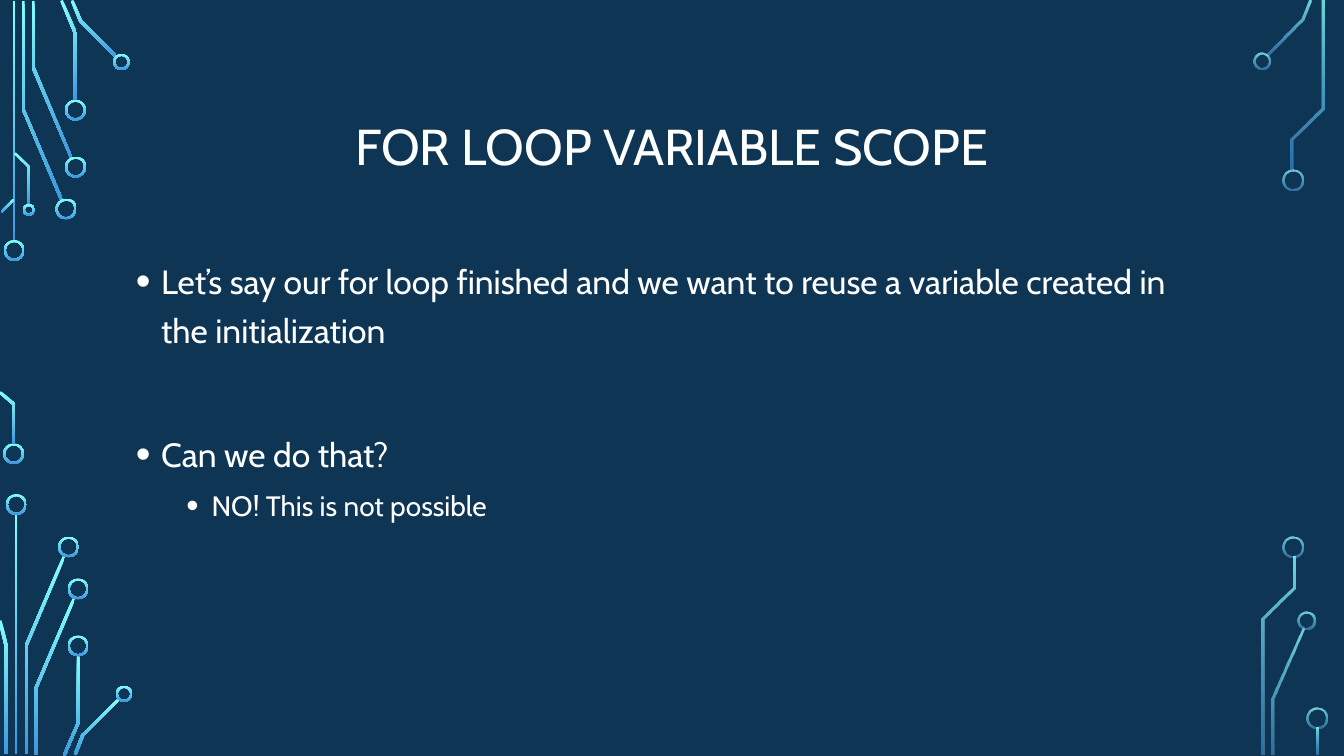
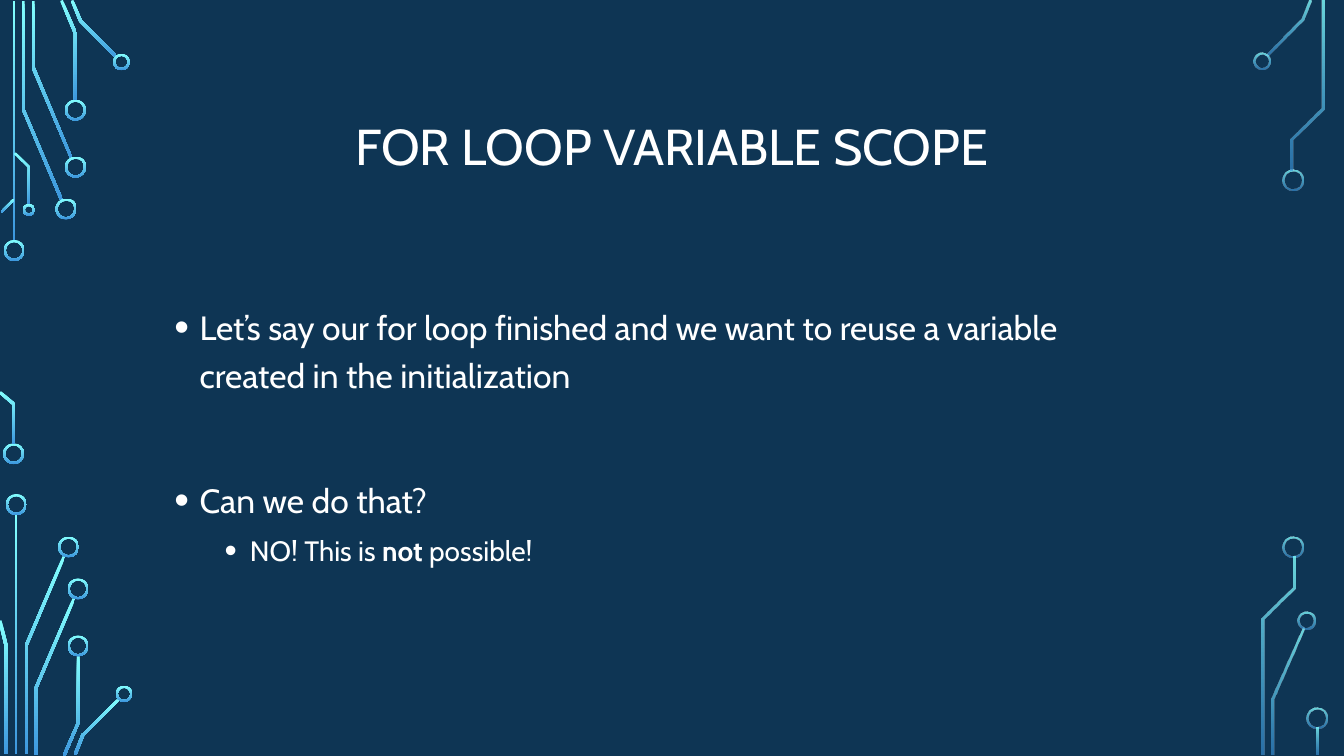
Before and after one commit to psypdt/ZIS_C-_Summer_Course_2019, a slide deck: slide 33 of Day_3/Day_3.pptx. Drawn at 1344x756 pixels with LibreOffice and Linux fonts; fonts in the diff are those of the drawing; background and template pictures are left out. Boxes give left, top, right and bottom in pixels: in the first picture for what was removed or moved away, otherwise in the second. Text is boxed around its words. In the diff, an @@ line names an element or a change of style, - is before the commit and + after.

```diff
--- a/Day_3/Day_3.pptx
+++ b/Day_3/Day_3.pptx
@@ text "Let’s say our for loop ...": place and size @@
-text "Let’s say our for loop ..." at (161, 268, 1166, 522)
+text "Let’s say our for loop ..." at (200, 314, 1057, 568)
@@ text at (250, 540, 532, 568): text changed @@
-  • NO! This is not possible
+  • NO! This is not possible!
```
Also in this commit, not shown: 8 other slides changed.
